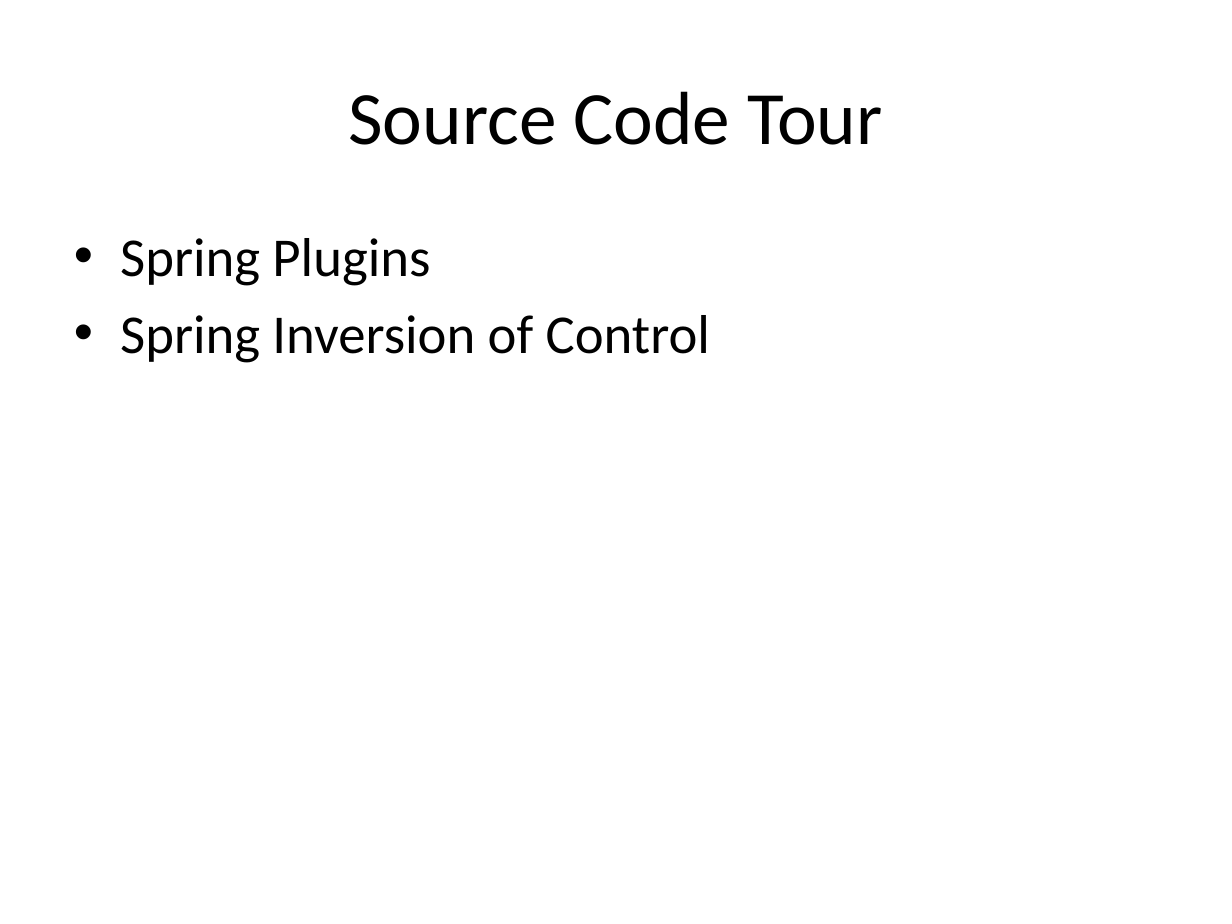
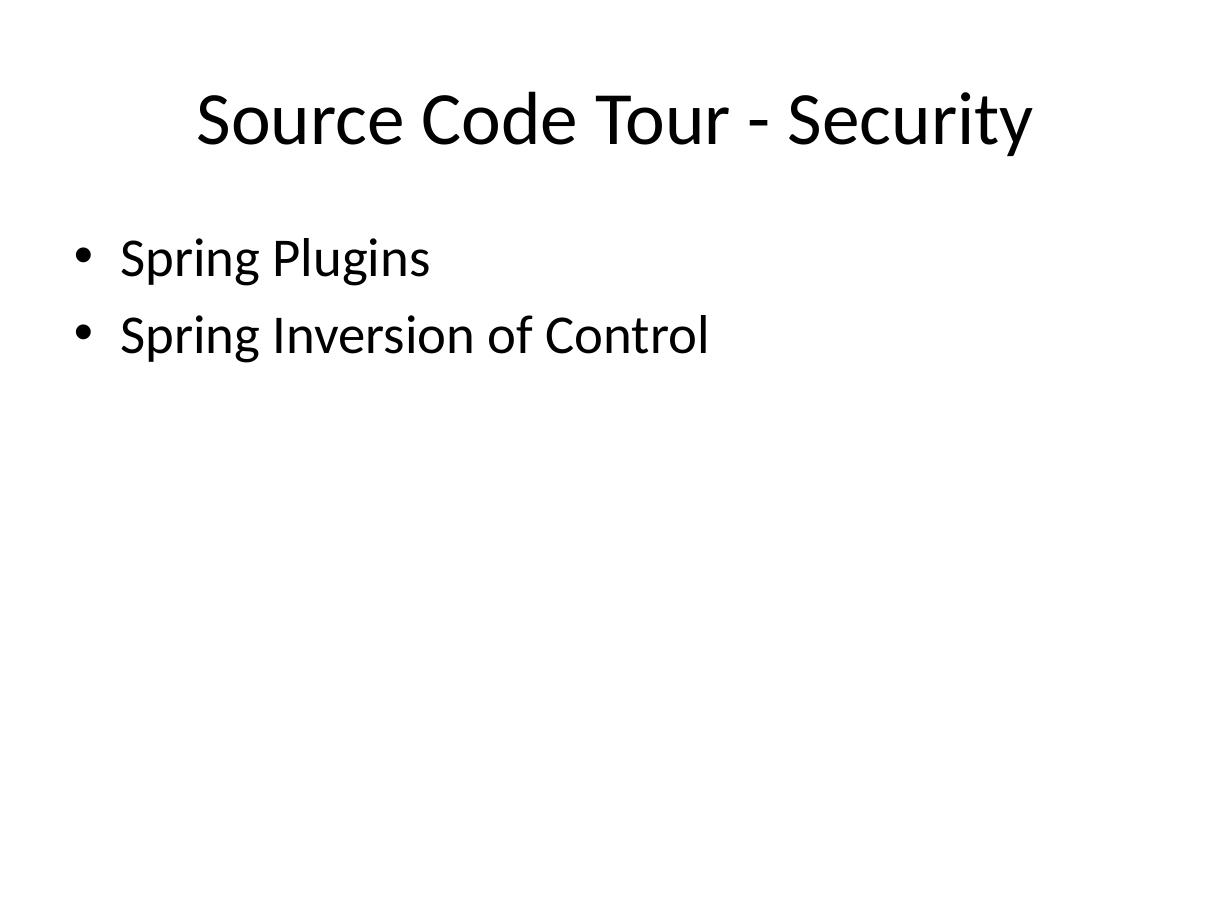
Before and after one commit to unm-sis/SpridenSearch, a slide deck: slide 16 of docs/GGpresentation.pptx (slide 5 before the commit). Drawn at 1232x924 pixels with LibreOffice and Linux fonts; fonts in the diff are those of the drawing; background and template pictures are left out. Boxes give left, top, right and bottom in pixels: in the first picture for what was removed or moved away, otherwise in the second. Text is boxed around its words. In the diff, an @@ line names an element or a change of style, - is before the commit and + after.

```diff
--- a/docs/GGpresentation.pptx
+++ b/docs/GGpresentation.pptx
@@ title at box(197, 91, 1034, 156): text changed @@
-Source Code Tour
+Source Code Tour - Security
```
Also in this commit, not shown: 7 other slides changed, 12 slides added.
